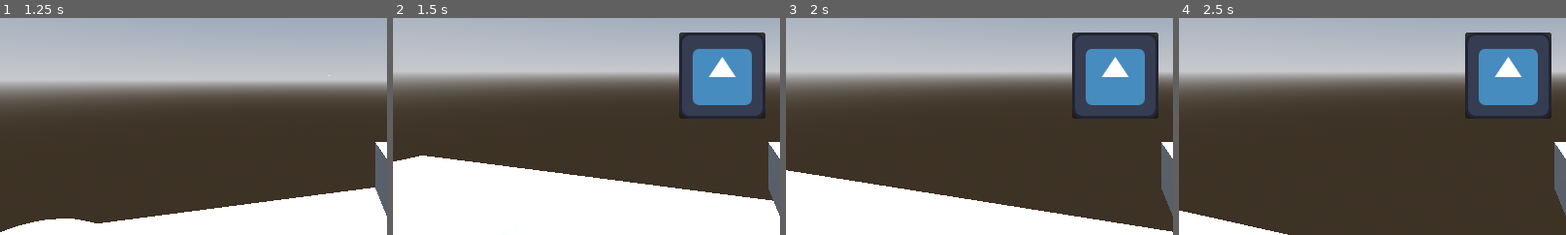
Above: before the commit, frames 1-4 (left to right).
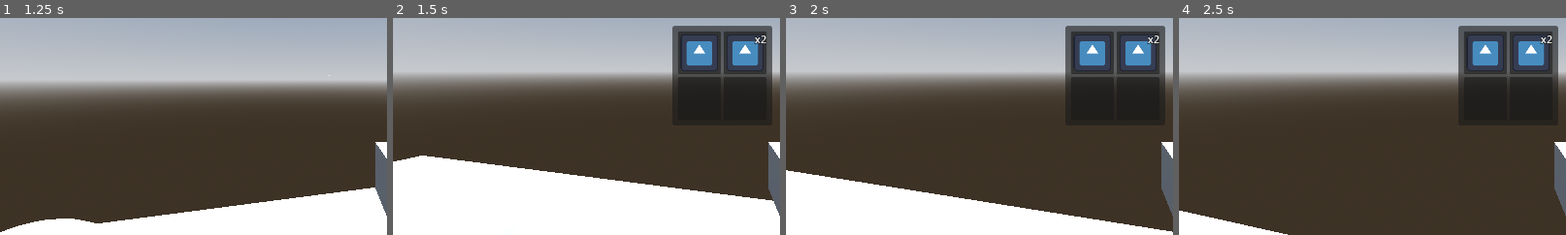
Above: after the commit, the same moments.

Repository: jevonsp/boomer-shooter
Game: Godot game, scene res://main/main.tscn
Same seed, same stepped clock (60 frames per second), same inputs: the game is played once before the commit and once after it. The engine's default icon, where the game draws it, is replaced by a stand-in: a white triangle on a blue panel in a dark square.
Inputs (mouse positions are % of the whole screen's width and height, from its top left):
- Up to frame 1 (1.25 s): tap Enter at 0.5 s; move the mouse to (55, 50) at 0.52 s; hold W from 0.53 s (still down); tap E at 0.6 s; click (55, 50) at 0.67 s; tap Space at 0.77 s
- Up to frame 2 (1.5 s): keep holding W; move the mouse to (45, 50) at 1.27 s; tap Tab at 1.35 s; click (45, 50) at 1.42 s
- Up to frame 3 (2 s): keep holding W; tap Space at 1.52 s
- Up to frame 4 (2.5 s): move the mouse to (60, 28) at 2.02 s; release W at 2.03 s; hold D from 2.03 s (still down); tap Shift at 2.1 s; click (60, 28) at 2.17 s
The pictures show only the part of the screen within x 8-57%, y 37-87%; the shares and areas given below are measured in that part.

Frame 1 is identical in both runs. In frame 2, 8.3% of the frame differs, in the area x 72-98%, y 3-47%; in frame 3, 8.3%; in frame 4, 8.3%.

Commit message:
Inventory Hide/Show + Populate

Diff:
--- /dev/null
+++ b/inventory/InventoryData.gd
@@ -0,0 +1,3 @@
+extends Resource
+class_name InventoryData
+@export var slot_datas: Array[SlotData]
--- /dev/null
+++ b/inventory/TestInv.tres
@@ -0,0 +1,22 @@
+[gd_resource type="Resource" script_class="InventoryData" load_steps=7 format=3 uid="uid://rehdkfow4rw2"]
+
+[ext_resource type="Script" uid="uid://c016vp1fy7qnm" path="res://inventory/InventoryData.gd" id="1_2e78x"]
+[ext_resource type="Script" uid="uid://ucu2pnv7c5go" path="res://inventory/slot/SlotData.gd" id="2_ktglu"]
+[ext_resource type="Resource" uid="uid://bvdqabnsatuow" path="res://inventory/item/items/TestItem0.tres" id="3_ktglu"]
+[ext_resource type="Resource" uid="uid://n2rynfm62lwe" path="res://inventory/item/items/TestItem1.tres" id="4_07wpc"]
+
+[sub_resource type="Resource" id="Resource_bdno3"]
+script = ExtResource("2_ktglu")
+item_data = ExtResource("3_ktglu")
+metadata/_custom_type_script = "uid://ucu2pnv7c5go"
+
+[sub_resource type="Resource" id="Resource_bbr7l"]
+script = ExtResource("2_ktglu")
+item_data = ExtResource("4_07wpc")
+quantity = 2
+metadata/_custom_type_script = "uid://ucu2pnv7c5go"
+
+[resource]
+script = ExtResource("1_2e78x")
+slot_datas = Array[ExtResource("2_ktglu")]([SubResource("Resource_bdno3"), SubResource("Resource_bbr7l"), null, null])
+metadata/_custom_type_script = "uid://c016vp1fy7qnm"
--- a/inventory/inventory.gd
+++ b/inventory/inventory.gd
@@ -1 +1,17 @@
 extends PanelContainer
+const SLOT = preload("res://inventory/slot/slot.tscn")
+@onready var item_grid: GridContainer = $MarginContainer/ItemGrid
+
+func set_inventory_data(inventory_data: InventoryData) -> void:
+	populate_item_grid(inventory_data)
+
+func populate_item_grid(inventory_data: InventoryData) -> void:
+	for child in item_grid.get_children():
+		child.queue_free()
+
+	for slot_data in inventory_data.slot_datas:
+		var slot = SLOT.instantiate()
+		item_grid.add_child(slot)
+
+		if slot_data:
+			slot.set_slot_data(slot_data)
--- a/inventory/inventory.tscn
+++ b/inventory/inventory.tscn
@@ -1,7 +1,6 @@
-[gd_scene load_steps=3 format=3 uid="uid://bpchbhs1f1cfs"]
+[gd_scene load_steps=2 format=3 uid="uid://bpchbhs1f1cfs"]
 
 [ext_resource type="Script" uid="uid://55e6aoimoy1k" path="res://inventory/inventory.gd" id="1_qse2j"]
-[ext_resource type="PackedScene" uid="uid://b4bhhbupq5wps" path="res://inventory/slot.tscn" id="2_f8i2h"]
 
 [node name="Inventory" type="PanelContainer"]
 offset_right = 40.0
@@ -10,10 +9,11 @@
 
 [node name="MarginContainer" type="MarginContainer" parent="."]
 layout_mode = 2
+theme_override_constants/margin_left = 8
+theme_override_constants/margin_top = 8
+theme_override_constants/margin_right = 8
+theme_override_constants/margin_bottom = 8
 
-[node name="GridContainer" type="GridContainer" parent="MarginContainer"]
+[node name="ItemGrid" type="GridContainer" parent="MarginContainer"]
 layout_mode = 2
 columns = 2
-
-[node name="Slot" parent="MarginContainer/GridContainer" instance=ExtResource("2_f8i2h")]
-layout_mode = 2
--- a/inventory/inventory_interface.gd
+++ b/inventory/inventory_interface.gd
@@ -1 +1,5 @@
 extends Control
+@onready var player_inventory: PanelContainer = $PlayerInventory
+
+func set_player_inventory(inventory_data: InventoryData) -> void:
+	player_inventory.set_inventory_data(inventory_data)
--- /dev/null
+++ b/inventory/item/ItemData.gd
@@ -0,0 +1,7 @@
+extends Resource
+class_name ItemData
+
+@export var name: String = ""
+@export_multiline var description: String = ""
+@export var texture: Texture2D
+@export var can_stack: bool = false
--- /dev/null
+++ b/inventory/item/items/TestItem0.tres
@@ -0,0 +1,11 @@
+[gd_resource type="Resource" script_class="ItemData" load_steps=3 format=3 uid="uid://bvdqabnsatuow"]
+
+[ext_resource type="Script" uid="uid://b0s0lm14ersu3" path="res://inventory/item/ItemData.gd" id="1_yus7o"]
+[ext_resource type="Texture2D" uid="uid://bdrkc6m8wike2" path="res://icon.svg" id="2_vmudq"]
+
+[resource]
+script = ExtResource("1_yus7o")
+name = "Test Item 0"
+description = "This Item Can't Stack"
+texture = ExtResource("2_vmudq")
+metadata/_custom_type_script = "uid://b0s0lm14ersu3"
--- /dev/null
+++ b/inventory/item/items/TestItem1.tres
@@ -0,0 +1,12 @@
+[gd_resource type="Resource" script_class="ItemData" load_steps=3 format=3 uid="uid://n2rynfm62lwe"]
+
+[ext_resource type="Script" uid="uid://b0s0lm14ersu3" path="res://inventory/item/ItemData.gd" id="1_lknpb"]
+[ext_resource type="Texture2D" uid="uid://bdrkc6m8wike2" path="res://icon.svg" id="2_7u6v8"]
+
+[resource]
+script = ExtResource("1_lknpb")
+name = "Test Item 1"
+description = "This Item Can Stack"
+texture = ExtResource("2_7u6v8")
+can_stack = true
+metadata/_custom_type_script = "uid://b0s0lm14ersu3"
--- a/inventory/slot.tscn
+++ /dev/null
@@ -1,12 +0,0 @@
-[gd_scene load_steps=2 format=3 uid="uid://b4bhhbupq5wps"]
-
-[ext_resource type="Texture2D" uid="uid://bdrkc6m8wike2" path="res://icon.svg" id="1_u4i3g"]
-
-[node name="Slot" type="PanelContainer"]
-
-[node name="MarginContainer" type="MarginContainer" parent="."]
-layout_mode = 2
-
-[node name="TextureRect" type="TextureRect" parent="MarginContainer"]
-layout_mode = 2
-texture = ExtResource("1_u4i3g")
--- /dev/null
+++ b/inventory/slot/SlotData.gd
@@ -0,0 +1,10 @@
+extends Resource
+class_name SlotData
+const MAX_STACK_SIZE: int = 16
+@export var item_data: ItemData
+@export_range(1, MAX_STACK_SIZE) var quantity: int = 1:
+	set(value):
+		quantity = value
+		if quantity > 1 and not item_data.can_stack:
+			push_error("ERROR: %s cannot stack, setting to 1" % [item_data.name])
+			quantity = 1
--- /dev/null
+++ b/inventory/slot/slot.gd
@@ -0,0 +1,31 @@
+extends PanelContainer
+signal slot_clicked(index: int, button: int)
+@onready var texture_rect: TextureRect = $MarginContainer/TextureRect
+@onready var quantity_label: Label = $QuantityLabel
+var current_slot_data: SlotData
+
+func _ready() -> void:
+	set_slot_data(current_slot_data)
+
+func set_slot_data(slot_data: SlotData):
+	current_slot_data = slot_data
+
+	if slot_data == null:
+		texture_rect.texture = null
+		return
+
+	var item_data = slot_data.item_data
+	texture_rect.texture = item_data.texture
+	tooltip_text = "%s\n%s" % [item_data.name, item_data.description]
+	if slot_data.quantity > 1:
+		quantity_label.text = "x%s" % [slot_data.quantity]
+		quantity_label.show()
+	else:
+		quantity_label.hide()
+
+func _on_gui_input(event: InputEvent) -> void:
+	if event is InputEventMouseButton \
+			and (event.button_index == MOUSE_BUTTON_LEFT \
+			or event.button_index == MOUSE_BUTTON_RIGHT) \
+			and event.is_pressed():
+				slot_clicked.emit(get_index(), event.button_index)
--- /dev/null
+++ b/inventory/slot/slot.tscn
@@ -0,0 +1,29 @@
+[gd_scene load_steps=2 format=3 uid="uid://b4bhhbupq5wps"]
+
+[ext_resource type="Script" uid="uid://dc3dq76hf8sgp" path="res://inventory/slot/slot.gd" id="1_5nbd6"]
+
+[node name="Slot" type="PanelContainer"]
+custom_minimum_size = Vector2(64, 64)
+script = ExtResource("1_5nbd6")
+
+[node name="MarginContainer" type="MarginContainer" parent="."]
+layout_mode = 2
+theme_override_constants/margin_left = 4
+theme_override_constants/margin_top = 4
+theme_override_constants/margin_right = 4
+theme_override_constants/margin_bottom = 4
+
+[node name="TextureRect" type="TextureRect" parent="MarginContainer"]
+layout_mode = 2
+expand_mode = 1
+
+[node name="QuantityLabel" type="Label" parent="."]
+visible = false
+layout_mode = 2
+size_flags_horizontal = 8
+size_flags_vertical = 0
+theme_override_colors/font_outline_color = Color(0, 0, 0, 1)
+theme_override_constants/outline_size = 3
+text = "x99"
+
+[connection signal="gui_input" from="." to="." method="_on_gui_input"]
--- a/main/main.gd
+++ b/main/main.gd
@@ -1,13 +1,17 @@
 extends Node
 @onready var player: CharacterBody3D = $Player
-@onready var inventory_interface: Control = $CanvasLayer/InventoryInterface
+@onready var inventory_interface: Control = $UI/InventoryInterface
 
 func _ready() -> void:
 	get_window().grab_focus()
 	connect_signals()
+	prepare_inventories()
 
 func connect_signals():
 	player.toggle_inventory.connect(_on_inventory_toggled)
+
+func prepare_inventories():
+	inventory_interface.set_player_inventory(player.inventory_data)
 
 func _on_inventory_toggled():
 	inventory_interface.visible = !inventory_interface.visible
--- a/main/main.tscn
+++ b/main/main.tscn
@@ -1,10 +1,11 @@
-[gd_scene load_steps=11 format=3 uid="uid://ccm6v0lbtkr0p"]
+[gd_scene load_steps=12 format=3 uid="uid://ccm6v0lbtkr0p"]
 
 [ext_resource type="PackedScene" uid="uid://dnyec73hvubwn" path="res://player/player.tscn" id="1_53q0u"]
 [ext_resource type="Script" uid="uid://cf47jb4ar4xaj" path="res://main/main.gd" id="1_xwkvk"]
 [ext_resource type="Script" uid="uid://b5g7s2xbaj10q" path="res://inventory/inventory_interface.gd" id="2_3wy1v"]
 [ext_resource type="PackedScene" uid="uid://cw6w3voc584ml" path="res://enemies/enemy.tscn" id="2_pjrb6"]
 [ext_resource type="PackedScene" uid="uid://bpchbhs1f1cfs" path="res://inventory/inventory.tscn" id="3_kfbq2"]
+[ext_resource type="Resource" uid="uid://rehdkfow4rw2" path="res://inventory/TestInv.tres" id="5_kfbq2"]
 
 [sub_resource type="ProceduralSkyMaterial" id="ProceduralSkyMaterial_xwkvk"]
 
@@ -32,9 +33,9 @@
 transform = Transform3D(-0.8660254, -0.43301278, 0.25, 0, 0.49999997, 0.86602545, -0.50000006, 0.75, -0.43301266, 0, 5.8216567, 0)
 shadow_enabled = true
 
-[node name="CanvasLayer" type="CanvasLayer" parent="."]
+[node name="UI" type="CanvasLayer" parent="."]
 
-[node name="InventoryInterface" type="Control" parent="CanvasLayer"]
+[node name="InventoryInterface" type="Control" parent="UI"]
 visible = false
 layout_mode = 3
 anchors_preset = 15
@@ -44,7 +45,7 @@
 grow_vertical = 2
 script = ExtResource("2_3wy1v")
 
-[node name="Inventory" parent="CanvasLayer/InventoryInterface" instance=ExtResource("3_kfbq2")]
+[node name="PlayerInventory" parent="UI/InventoryInterface" instance=ExtResource("3_kfbq2")]
 layout_mode = 1
 anchors_preset = 8
 anchor_left = 0.5
@@ -68,6 +69,7 @@
 
 [node name="Player" parent="." instance=ExtResource("1_53q0u")]
 transform = Transform3D(1, 0, 0, 0, 1, 0, 0, 0, 1, 0, 0.111600876, 0)
+inventory_data = ExtResource("5_kfbq2")
 
 [node name="Enemy" parent="." instance=ExtResource("2_pjrb6")]
 transform = Transform3D(1, 0, 0, 0, 1, 0, 0, 0, 1, 0, 0, -5.393941)
--- a/player/player.gd
+++ b/player/player.gd
@@ -7,7 +7,7 @@
 var health: int = 5
 @onready var camera: Camera3D = $Camera3D
 @onready var interact_ray: RayCast3D = $Camera3D/InteractRay
-
+@export var inventory_data: InventoryData
 func _ready() -> void:
 	PlayerManager.player = self
 	Input.mouse_mode = Input.MOUSE_MODE_CAPTURED
Not shown, added: inventory/InventoryData.gd.uid
Not shown, added: inventory/item/ItemData.gd.uid
Not shown, added: inventory/slot/SlotData.gd.uid
Not shown, added: inventory/slot/slot.gd.uid
